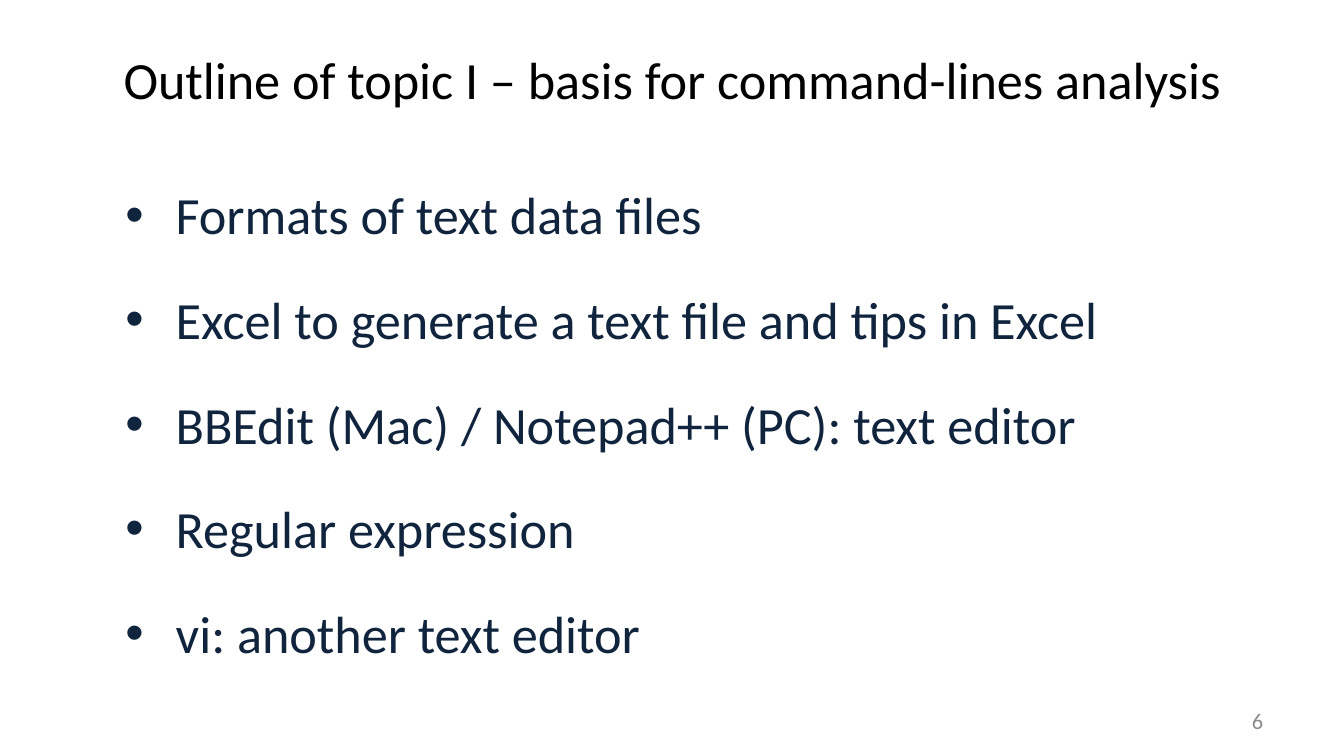
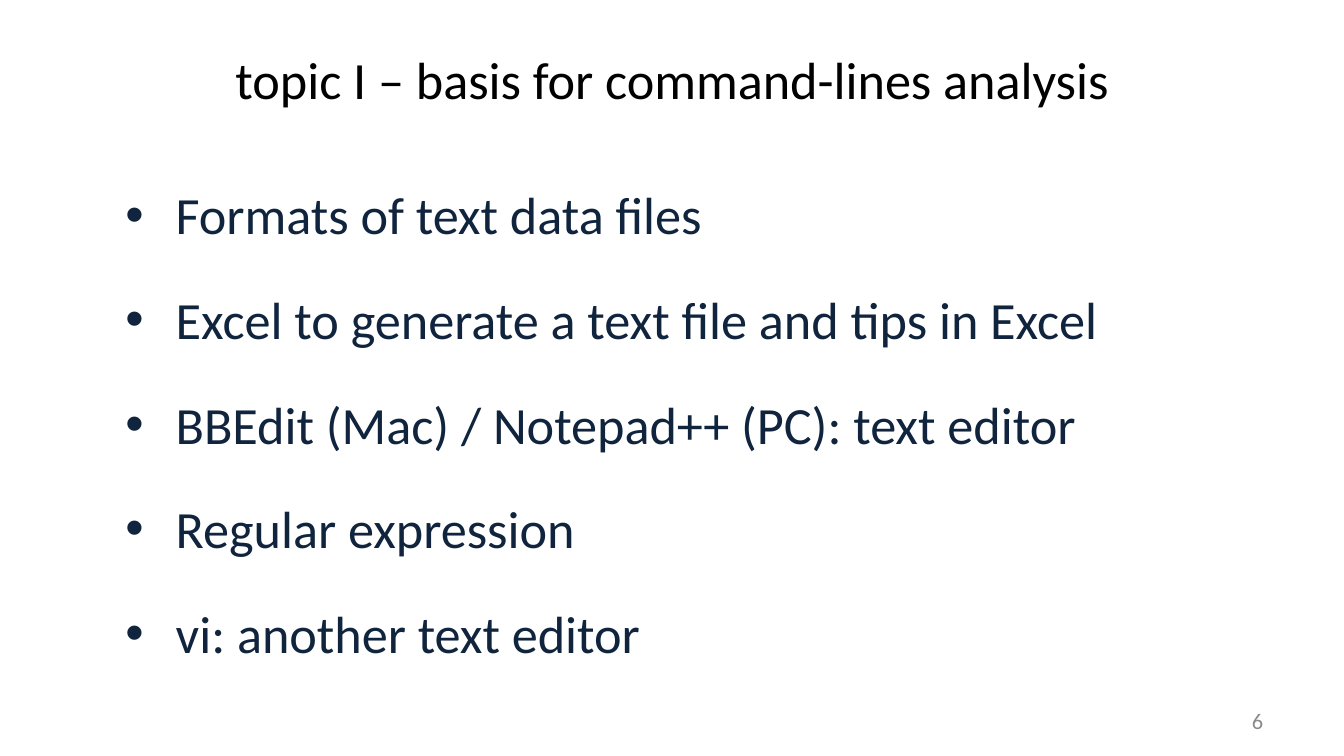
Before and after one commit to liu3zhenlab/teaching, a slide deck: slide 6 of PLPTH813Bioinformatis/2025/1_lecture/lecture01_overview_basis.pptx. Drawn at 1344x756 pixels with LibreOffice and Linux fonts; fonts in the diff are those of the drawing. Boxes give left, top, right and bottom in pixels: in the first picture for what was removed or moved away, otherwise in the second. Text is boxed around its words. In the diff, an @@ line names an element or a change of style, - is before the commit and + after.

```diff
--- a/PLPTH813Bioinformatis/2025/1_lecture/lecture01_overview_basis.pptx
+++ b/PLPTH813Bioinformatis/2025/1_lecture/lecture01_overview_basis.pptx
@@ title at (235,62,1108,108): text changed @@
-Outline of topic I – basis for command-lines analysis
+topic I – basis for command-lines analysis
```
Also in this commit, not shown: 3 other slides changed, 3 other files.
